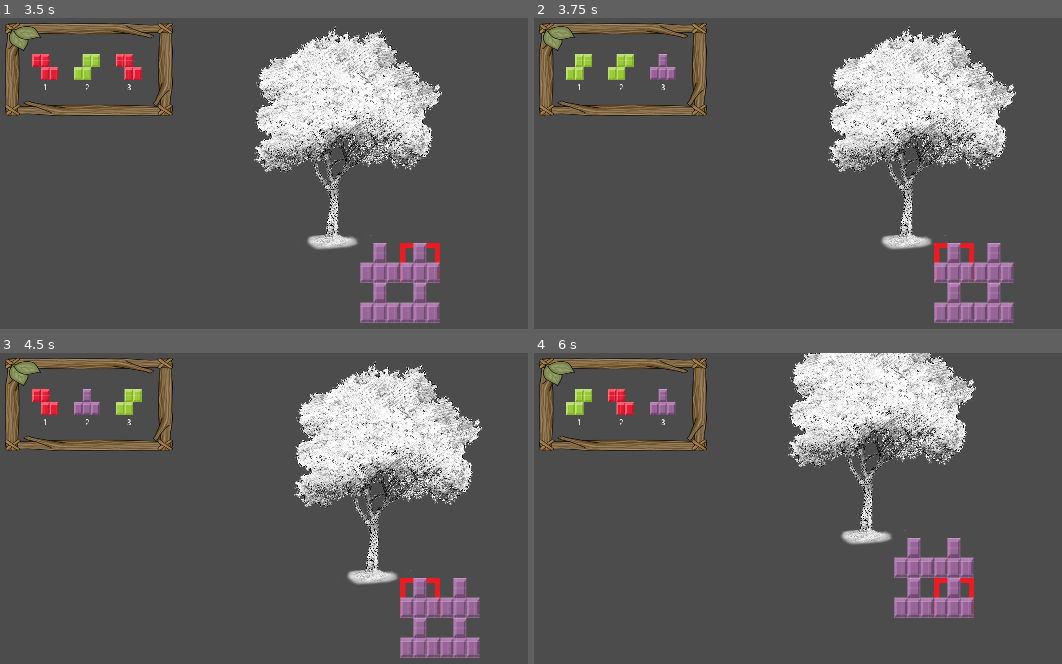
Above: before the commit, frames 1-4 (two rows, left to right).
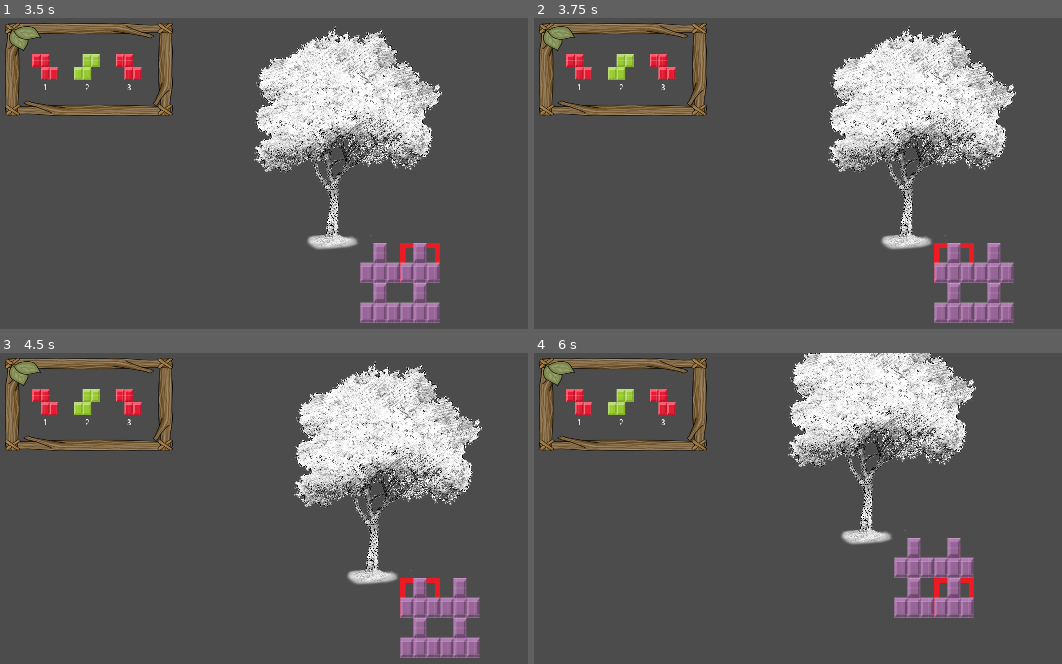
Above: after the commit, the same moments.

Repository: DEF-42/treeOfLife
Game: Godot game, scene res://Scenes/World.tscn
Same seed, same stepped clock (60 frames per second), same inputs: the game is played once before the commit and once after it.
Inputs:
- Up to frame 1 (3.5 s): tap Enter at 0.5, 2 s; hold Right (ui_right) 0.53-1.28 s; tap Keypad 1 (numpad_1) at 0.6, 2.85 s; tap Space at 1.25, 2.75 s; hold Down (ui_down) 1.28-2.03 s; tap Keypad 2 (numpad_2) at 1.35 s; hold Right (ui_right) 2.03-2.78 s; tap Keypad 3 (numpad_3) at 2.1 s; hold Up (ui_up) from 2.78 s (still down)
- Up to frame 2 (3.75 s): tap Enter at 3.5 s; release Up (ui_up) at 3.53 s; hold Left (ui_left) from 3.53 s (still down); tap Keypad 2 (numpad_2) at 3.6 s
- Up to frame 3 (4.5 s): keep holding Left (ui_left); tap Space at 4.25 s; tap Keypad 3 (numpad_3) at 4.35 s
- Up to frame 4 (6 s): release Left (ui_left) at 5.03 s; hold Down (ui_down) 5.03-5.78 s; tap Keypad 1 (numpad_1) at 5.1 s; hold Right (ui_right) from 5.78 s (still down); tap Keypad 2 (numpad_2) at 5.85 s

Frame 1 is identical in both runs. In frame 2, 0.8% of the frame differs, in the area x 6-27%, y 11-20%; in frame 3, 0.8%; in frame 4, 1.2%.

Commit message:
If no free place, no randomization on selector

Diff:
--- a/Autoloads/EventBus.gd
+++ b/Autoloads/EventBus.gd
@@ -1,3 +1,4 @@
 extends Node
 
+
 signal create_root(texture)
--- a/Autoloads/GridBus.gd
+++ b/Autoloads/GridBus.gd
@@ -1,8 +1,17 @@
 extends Node
 
 
+var can_create_root: bool = true setget set_can_create_root, get_can_create_root
 var cell_size: Vector2 = Vector2(80, 80)
 var grid: PoolVector2Array = []
+
+
+func set_can_create_root(val: bool):
+	if val != can_create_root:
+		can_create_root = val
+
+func get_can_create_root() -> bool:
+	return can_create_root
 
 
 func check_free_in_grid(root_position) -> bool:
--- a/Scenes/Underground/Grid.gd
+++ b/Scenes/Underground/Grid.gd
@@ -6,8 +6,11 @@
 
 
 func _on_create_root(texture: StreamTexture):
+	GRID.set_can_create_root(true)
 	var sprite = Sprite.new()
 	sprite.texture = texture
 	if GRID.check_free_in_grid($GridKinematic.position):
 		sprite.position = Vector2($GridKinematic.position.x + 40, $GridKinematic.position.y + 40)
 		add_child_below_node($".", sprite)
+		GRID.set_can_create_root(true)
+	else: GRID.set_can_create_root(false)
--- a/Scripts/UI/RootSelector.gd
+++ b/Scripts/UI/RootSelector.gd
@@ -1,5 +1,7 @@
 extends Node2D
 
+
+var can_create_root: bool = true
 var root_sprite_1 = preload("res://Assets/UI/placeholder_root.png")
 var root_sprite_2 = preload("res://Assets/UI/placeholder_root_2.png")
 var root_sprite_3 = preload("res://Assets/UI/placeholder_root_3.png")
@@ -14,7 +16,6 @@
 func _ready():
 	rng.randomize()
 
-
 func _process(delta):
 	if Input.is_action_just_pressed("numpad_1"):
 		_create_root($Root.texture)
@@ -26,13 +27,14 @@
 
 func _create_root(texture: StreamTexture):
 	EVENTS.emit_signal("create_root", texture)
-	_randomize_roots()
+	if GRID.get_can_create_root():
+		_randomize_roots()
 
 func _randomize_roots():
 	$Root.texture = _get_random_root()
 	$Root2.texture = _get_random_root()
 	$Root3.texture = _get_random_root()
 
-func _get_random_root():
+func _get_random_root() -> StreamTexture:
 	var random_number = rng.randi_range(1, root_dictionary.size())
 	return root_dictionary.get(random_number)
